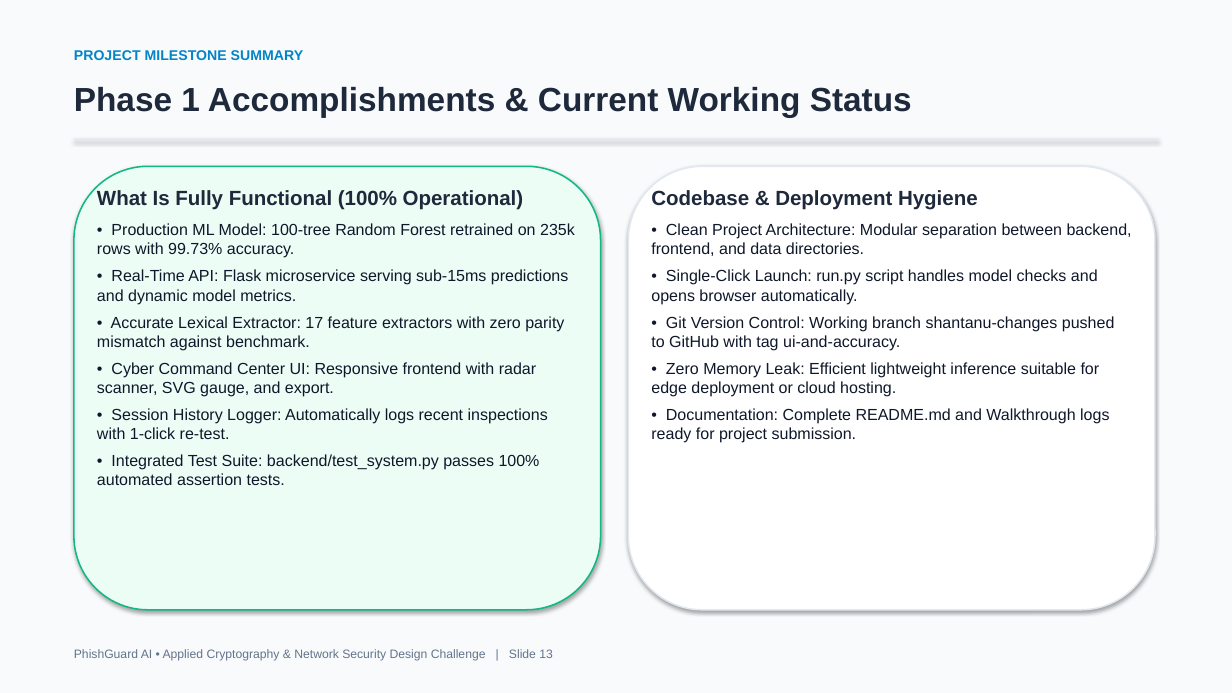
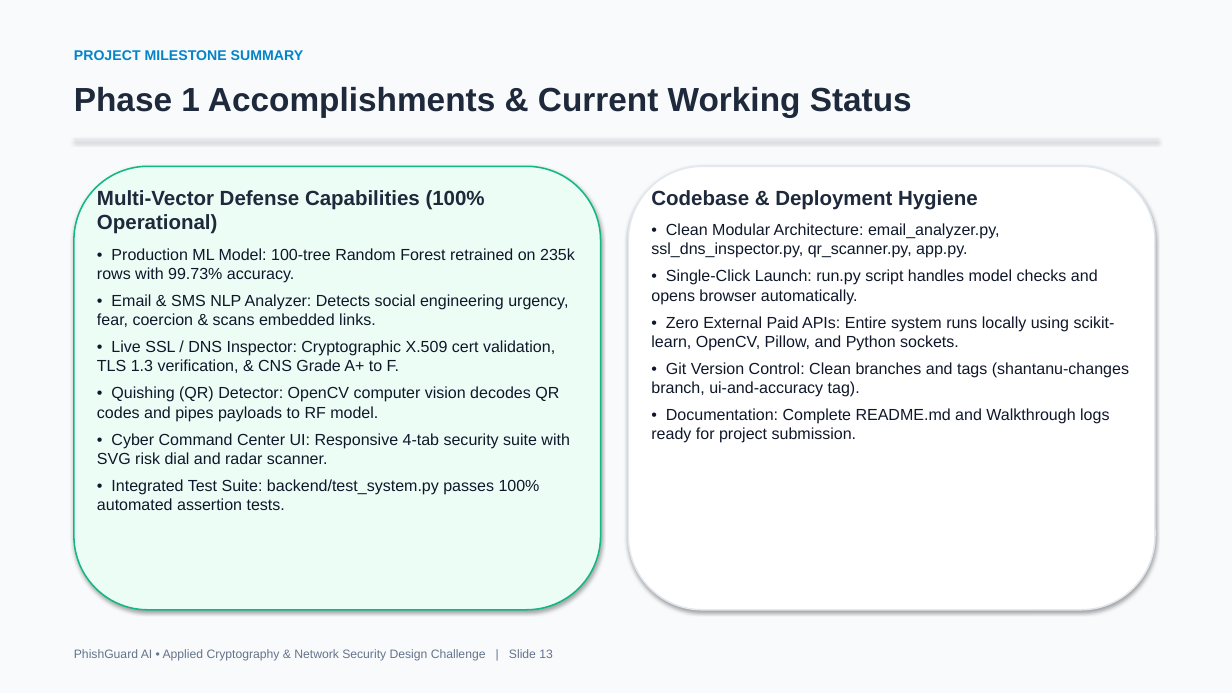
Before and after one commit to diyasarvaiya12/intelligent-phishing-detection, a slide deck: slide 13 of PhishGuard_AI_Project_Presentation.pptx. Drawn at 1232x693 pixels with LibreOffice and Linux fonts; fonts in the diff are those of the drawing. Boxes give left, top, right and bottom in pixels: in the first picture for what was removed or moved away, otherwise in the second. Text is boxed around its words. In the diff, an @@ line names an element or a change of style, - is before the commit and + after.

Commit message:
feat(suite): add Email Phishing NLP Analyzer, Live SSL/DNS Inspector, and Quishing QR Scanner

```diff
--- a/PhishGuard_AI_Project_Presentation.pptx
+++ b/PhishGuard_AI_Project_Presentation.pptx
@@ text at (x1=97, y1=190, x2=485, y2=234): text changed @@
-What Is Fully Functional (100% Operational)
+Multi-Vector Defense Capabilities (100% Operational)
@@ text at (x1=651, y1=223, x2=1000, y2=258): text changed @@
-• Clean Project Architecture: Modular separation between backend, frontend, and data directories.
+• Clean Modular Architecture: email_analyzer.py, ssl_dns_inspector.py, qr_scanner.py, app.py.
@@ text at (x1=97, y1=294, x2=569, y2=464): text changed @@
-• Real-Time API: Flask microservice serving sub-15ms predictions and dynamic model metrics.
-• Accurate Lexical Extractor: 17 feature extractors with zero parity mismatch against benchmark.
-• Cyber Command Center UI: Responsive frontend with radar scanner, SVG gauge, and export.
-• Session History Logger: Automatically logs recent inspections with 1-click re-test.
+• Email & SMS NLP Analyzer: Detects social engineering urgency, fear, coercion & scans embedded links.
+• Live SSL / DNS Inspector: Cryptographic X.509 cert validation, TLS 1.3 verification, & CNS Grade A+ to F.
+• Quishing (QR) Detector: OpenCV computer vision decodes QR codes and pipes payloads to RF model.
+• Cyber Command Center UI: Responsive 4-tab security suite with SVG risk dial and radar scanner.
@@ text at (x1=651, y1=316, x2=1129, y2=397): text changed @@
-• Git Version Control: Working branch shantanu-changes pushed to GitHub with tag ui-and-accuracy.
-• Zero Memory Leak: Efficient lightweight inference suitable for edge deployment or cloud hosting.
+• Zero External Paid APIs: Entire system runs locally using scikit-learn, OpenCV, Pillow, and Python sockets.
+• Git Version Control: Clean branches and tags (shantanu-changes branch, ui-and-accuracy tag).
```
Also in this commit, not shown: 9 other files.
